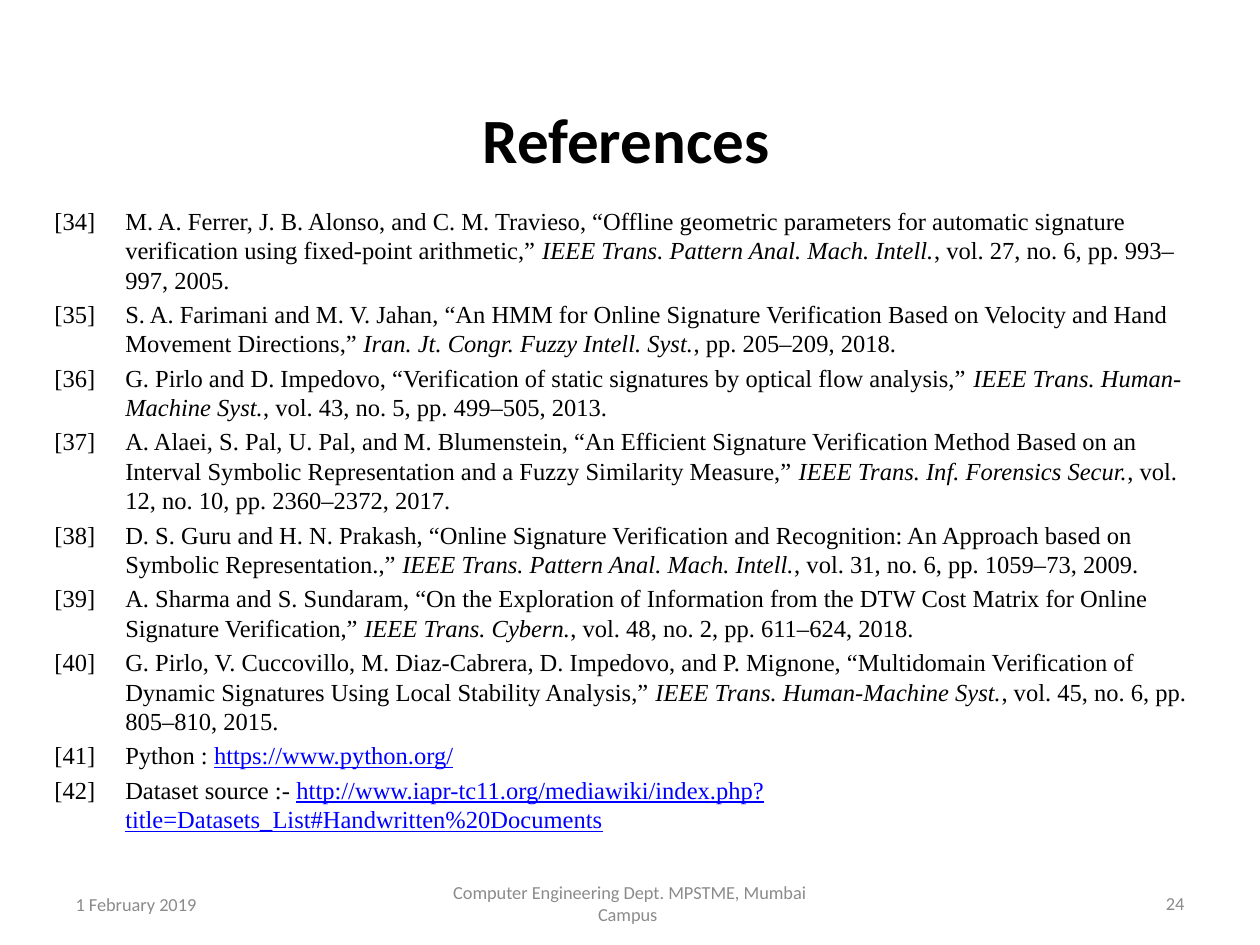
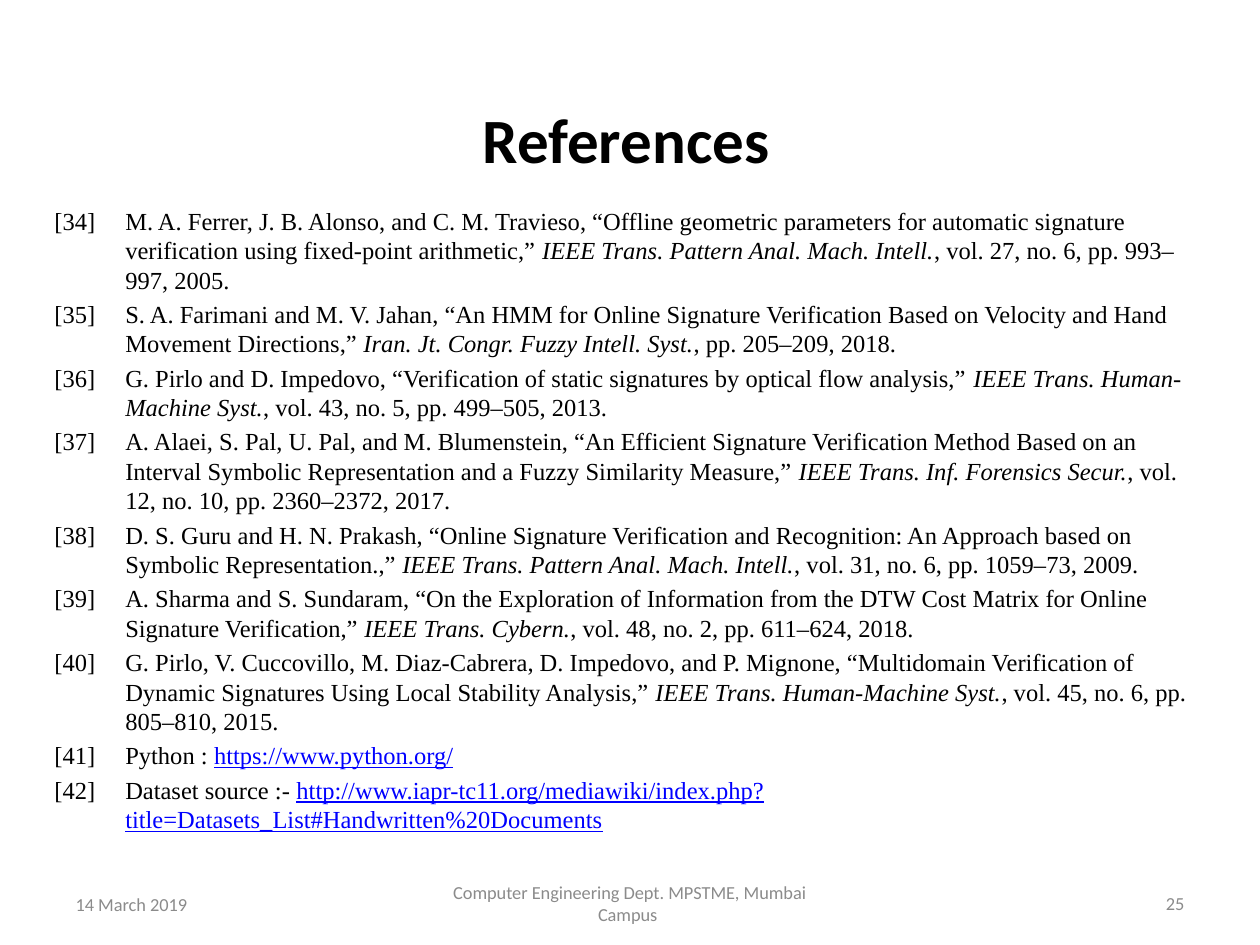
Before and after one commit to TeeeJaey/SignatureVerifier, a slide deck: slide 25 of PPT/B002_ProjectPPT.pptx (slide 24 before the commit). Drawn at 1260x945 pixels with LibreOffice and Linux fonts; fonts in the diff are those of the drawing; background and template pictures are left out. Boxes give left, top, right and bottom in pixels: in the first picture for what was removed or moved away, otherwise in the second. Text is boxed around its words. In the diff, an @@ line names an element or a change of style, - is before the commit and + after.

```diff
--- a/PPT/B002_ProjectPPT.pptx
+++ b/PPT/B002_ProjectPPT.pptx
@@ text at (76,898,187,911): text changed @@
-1 February 2019
+14 March 2019
@@ page number at (1166,898,1185,910): text changed @@
-24
+25
```
Also in this commit, not shown: 23 other slides changed, 2 slides added, 1 slide removed, 6 other files.
